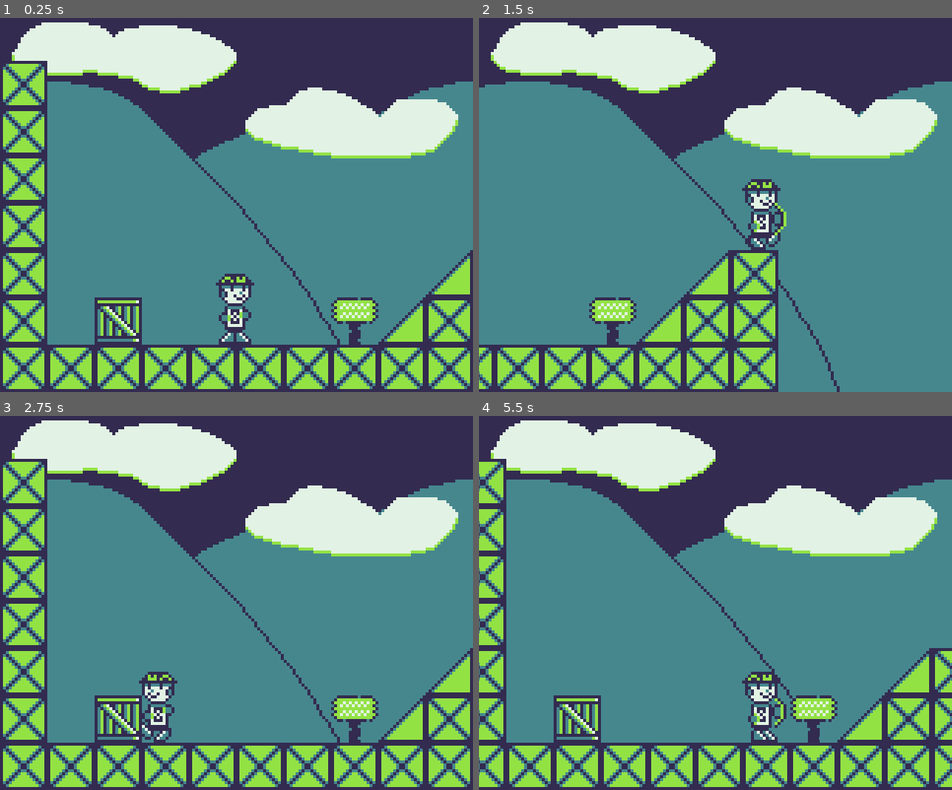
Above: before the commit, frames 1-4 (two rows, left to right).
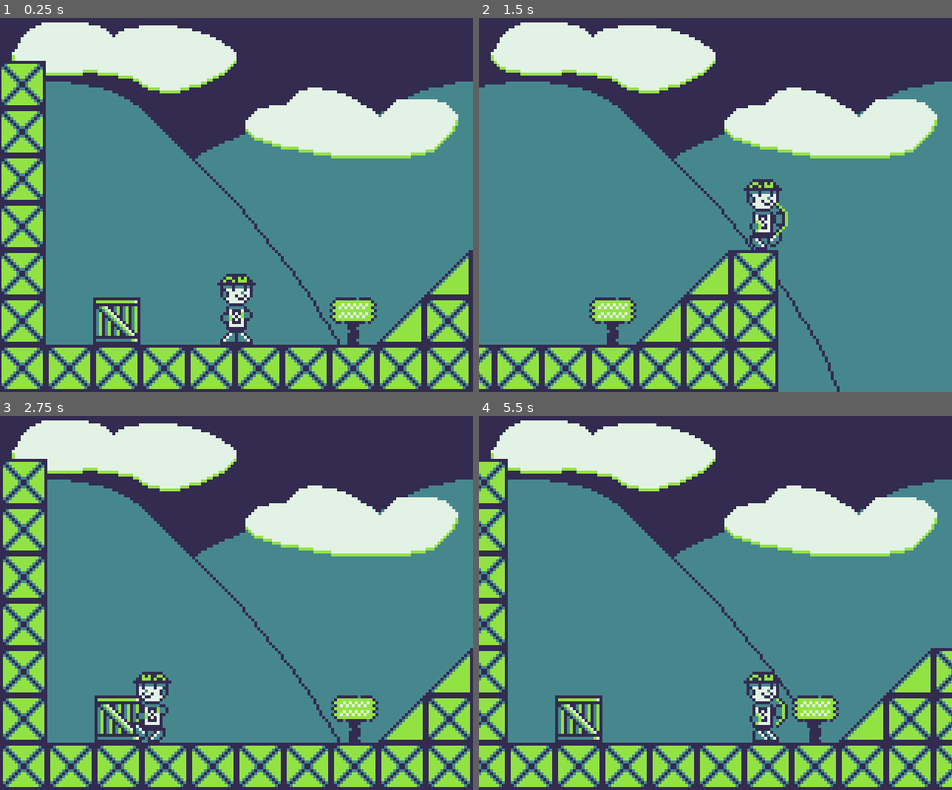
Above: after the commit, the same moments.

Repository: Brawmario/game-nu-boy
Game: Godot game, scene res://Levels/Level1.tscn
Two runs of this game, one before a commit and one after it. Both use one fixed random seed, a clock stepped at 60 frames per second and the inputs below.
Inputs:
- Up to frame 1 (0.25 s): no input
- Up to frame 2 (1.5 s): tap Enter at 0.5 s; hold Right (move_right) from 0.53 s (still down); tap Z (dash) at 0.6, 1.35 s; tap Space (jump) at 0.77 s
- Up to frame 3 (2.75 s): tap Space (jump) at 1.52 s; release Right (move_right) at 2.03 s; hold Left (move_left) from 2.03 s (still down); tap Z (dash) at 2.1 s
- Up to frame 4 (5.5 s): release Left (move_left) at 2.78 s; hold Right (move_right) 2.78-4.28 s; tap Z (dash) every 0.75 s from 2.85 to 5.1 s; tap Space (jump) at 3.02, 3.77, 4.52 s; hold Left (move_left) 4.28-5.03 s; hold Right (move_right) from 5.03 s (still down)

The runs differ from the first frame. In frame 1, 6.2% of the frame differs, in the area x 0-100%, y 11-100%; in frame 2, 0.4%; in frame 3, 0.8%; in frame 4, 5.8%.

Commit message:
Implement dash hitbox

Diff:
--- a/Levels/Level1.tscn
+++ b/Levels/Level1.tscn
@@ -99,7 +99,7 @@
 [node name="Level" type="Node2D"]
 
 [node name="Start" type="Position2D" parent="."]
-position = Vector2( 0, -12 )
+position = Vector2( 0.5, -12 )
 
 [node name="DeathPlane" type="Area2D" parent="."]
 position = Vector2( 0, 32 )
@@ -116,7 +116,7 @@
 tile_data = PoolIntArray( -327685, 0, 0, -262149, 0, 0, -196613, 0, 0, -131077, 0, 0, -65541, 0, 0, -131068, 1, 0, -131 …(206 unchanged characters)…
 
 [node name="Player" parent="." instance=ExtResource( 3 )]
-position = Vector2( 0, -12 )
+position = Vector2( 0.5, -12 )
 
 [node name="Camera2D" type="Camera2D" parent="Player"]
 current = true
--- a/Player/Player.gd
+++ b/Player/Player.gd
@@ -14,8 +14,9 @@
 onready var _jump_gravity := _calculate_jump_gravity(max_jump_height, max_jump_distance, base_move_speed)
 onready var _fall_gravity := _calculate_jump_gravity(max_jump_height, max_fall_distance, base_move_speed)
 
-onready var _sprite := $Sprite as Sprite
-onready var _sprite_anim := $Sprite/AnimationPlayer as AnimationPlayer
+onready var _body := $Body as Node2D
+onready var _sprite_anim := $Body/Sprite/AnimationPlayer as AnimationPlayer
+onready var _dash_hitbox := $Body/DashHitbox as Area2D
 
 var snap_normal := Vector2.DOWN * BLOCK_WIDTH / 2
 var extra_jumps_left := extra_jump_count
@@ -42,8 +43,8 @@
 	set_global_position(to)
 
 
-func get_facing_direction() -> int:
-	return -1 if _sprite.flip_h else 1
+func get_facing_direction() -> float:
+	return _body.scale.x
 
 
 func _get_input_velocity() -> float:
@@ -54,10 +55,8 @@
 	if Input.is_action_pressed("move_right"):
 		horizontal += 1.0
 
-	if horizontal < 0:
-		_sprite.flip_h = true
-	elif horizontal > 0:
-		_sprite.flip_h = false
+	if horizontal != 0.0:
+		_body.scale.x = horizontal
 
 	return horizontal
 
--- a/Player/Player.tscn
+++ b/Player/Player.tscn
@@ -109,26 +109,38 @@
 "values": [ 2, 3, 4, 3 ]
 }
 
+[sub_resource type="RectangleShape2D" id=8]
+extents = Vector2( 2, 10 )
+
 [node name="Player" type="KinematicBody2D"]
 script = ExtResource( 2 )
 
 [node name="CollisionShape2D" type="CollisionShape2D" parent="."]
-position = Vector2( -0.5, 0 )
 shape = SubResource( 1 )
 
-[node name="Sprite" type="Sprite" parent="."]
-position = Vector2( 1, 0 )
+[node name="Body" type="Node2D" parent="."]
+
+[node name="Sprite" type="Sprite" parent="Body"]
+position = Vector2( 0.5, 0 )
 texture = ExtResource( 1 )
 hframes = 5
 vframes = 2
 
-[node name="AnimationPlayer" type="AnimationPlayer" parent="Sprite"]
+[node name="AnimationPlayer" type="AnimationPlayer" parent="Body/Sprite"]
 anims/Dash = SubResource( 7 )
 anims/Fall = SubResource( 6 )
 anims/Idle = SubResource( 2 )
 anims/Jump = SubResource( 3 )
 anims/RESET = SubResource( 4 )
 anims/Walk = SubResource( 5 )
+
+[node name="DashHitbox" type="Area2D" parent="Body"]
+position = Vector2( 6.5, 0 )
+monitoring = false
+monitorable = false
+
+[node name="CollisionShape2D" type="CollisionShape2D" parent="Body/DashHitbox"]
+shape = SubResource( 8 )
 
 [node name="StateMachine" type="Node" parent="."]
 script = ExtResource( 3 )
--- a/Player/States/Dash.gd
+++ b/Player/States/Dash.gd
@@ -4,9 +4,14 @@
 
 
 func enter(_msg := {}) -> void:
+	player._dash_hitbox.monitorable = true
+	player._dash_hitbox.monitoring = true
 	player._sprite_anim.play("Dash")
 	_duration.start()
 
+func exit() -> void:
+	player._dash_hitbox.monitorable = false
+	player._dash_hitbox.monitoring = false
 
 func physics_process(delta: float) -> void:
 	player._velocity.x = player.base_move_speed * player.dash_multiplier * player.get_facing_direction()
Binary file changed: Assets/scrimblo.png
Not shown: 1 places in Player/Player.tscn that only renumber resources
Not shown, changed: Assets/scrimblo.pxo
